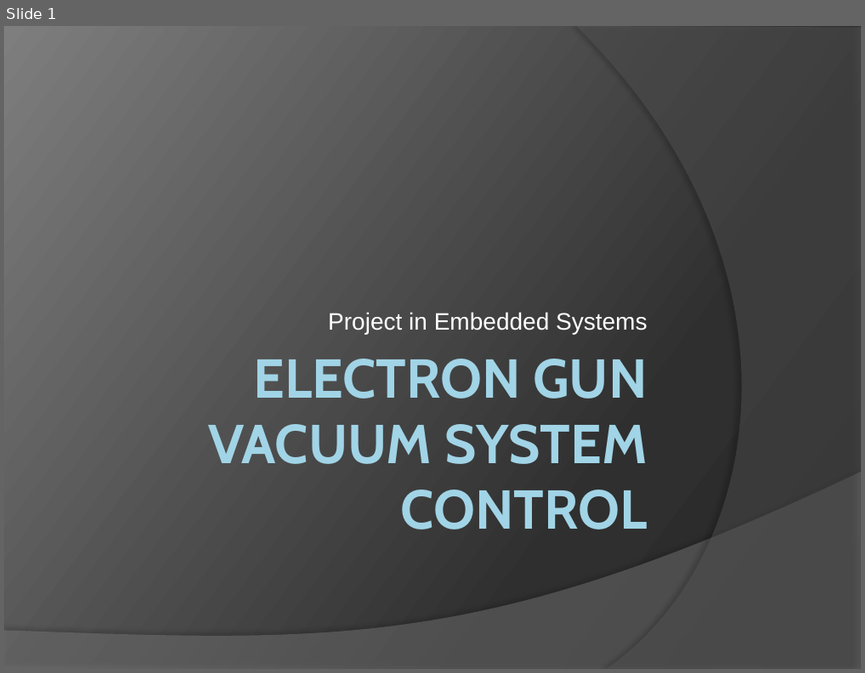
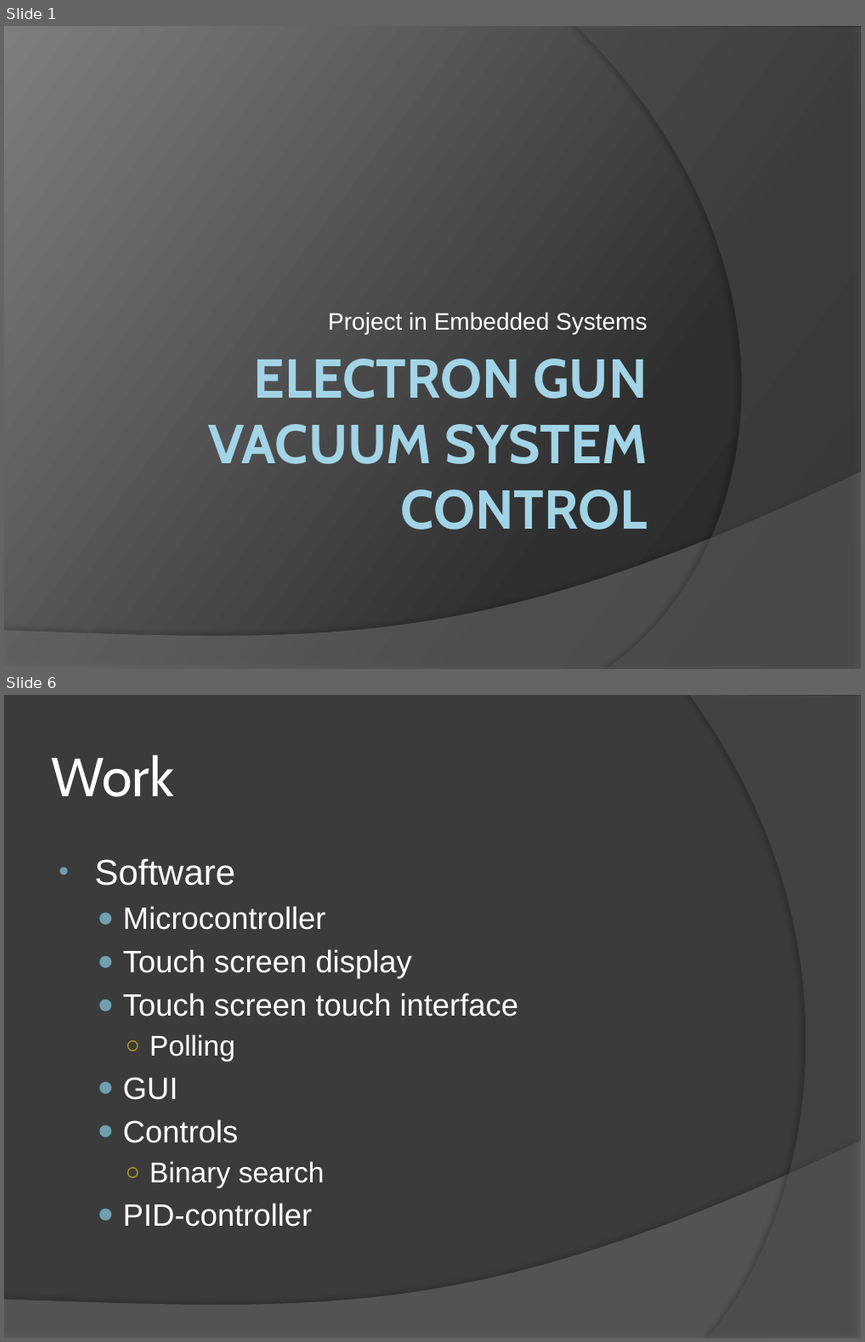
Before and after one commit to Simmz64/EmbeddedProject, a slide deck: SimonGollbo_EmbeddedProject_Final.pptx. Shown one above the other, each under a label of ours: slide 1 before the commit, slides 1 and 6 after it; the slides between them are not shown. The pictures are 865x673 and 865x1342 pixels, drawn with LibreOffice and Linux fonts; fonts in the diff are those of the drawing. Boxes give left, top, right and bottom in pixels: in the first picture for what was removed or moved away, otherwise in the second. Text is boxed around its words. In the diff, an @@ line names an element or a change of style, - is before the commit and + after.

```diff
--- a/SimonGollbo_EmbeddedProject_Final.pptx
+++ b/SimonGollbo_EmbeddedProject_Final.pptx
@@ slide 6 added at (4, 695, 861, 1338), background #3B3B3B; not listed: 1 template element that a slide beside it also shows @@
@@ freeform shape added at (689, 695, 861, 1338), fill #5E5E5E at 40% opacity @@
@@ title added at (51, 755, 174, 797), 46 pt, text #FFFFFF @@
+Work
@@ text added at (95, 858, 518, 1226), 26 pt, text #FFFFFF @@
+• Software
+  ● Microcontroller
+  ● Touch screen display
+  ● Touch screen touch interface
+    ○ Polling
+  ● GUI
+  ● Controls
+    ○ Binary search
+  ● PID-controller
```
Also in this commit, not shown: 6 slides changed, 5 other slides added.
